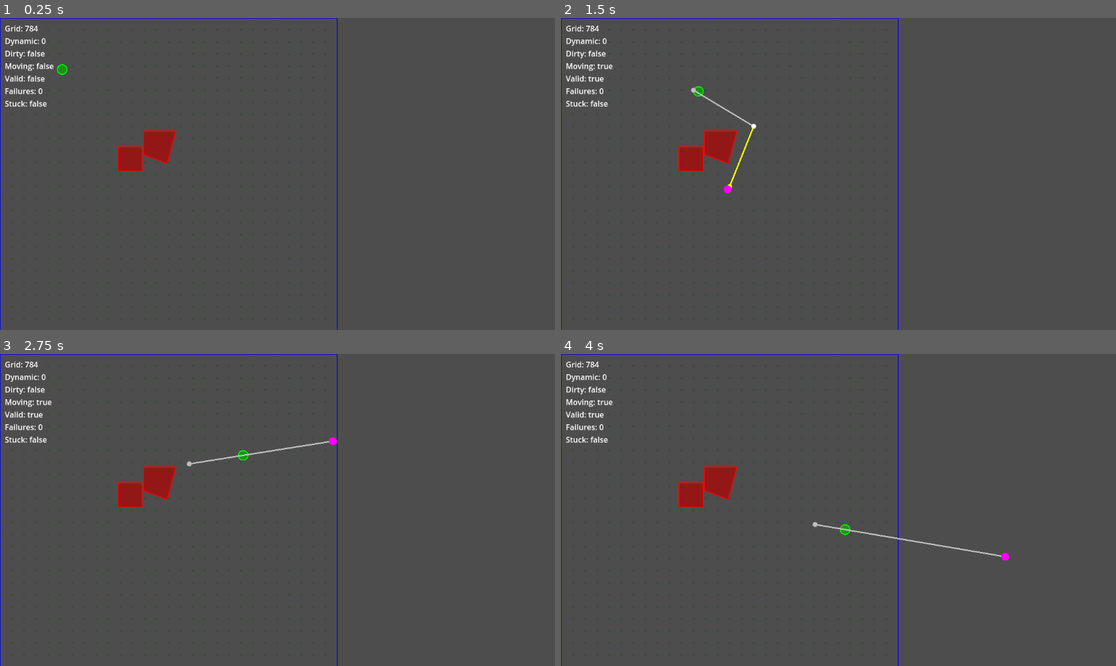
Above: before the commit, frames 1-4 (two rows, left to right).
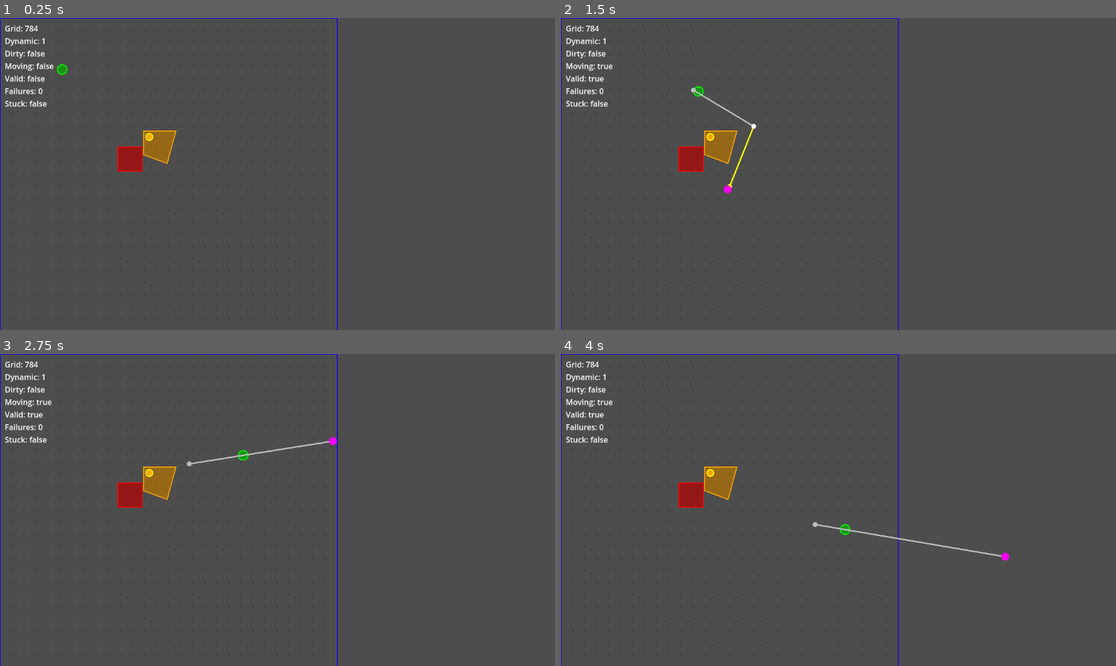
Above: after the commit, the same moments.

Repository: MeroVinggen/PF
Game: Godot game, scene res://demo/Demo.tscn
The game is run twice, just before and just after one commit, with the same random seed, the same clock (stepped at 60 frames per second) and the same inputs. The project has no main scene, so this scene is started directly.
Inputs (mouse positions are in pixels of both pictures, inside the frame that each line leads up to):
- Up to frame 1 (0.25 s): no input
- Up to frame 2 (1.5 s): tap Enter at 0.5 s; move the mouse to (960, 158) at 0.52 s; tap R at 0.6, 1.35 s; click (960, 158) at 0.67 s; tap Space at 1.25 s; move the mouse to (727, 189) at 1.27 s; click (727, 189) at 1.42 s
- Up to frame 3 (2.75 s): move the mouse to (333, 441) at 2.02 s; tap R at 2.1 s; click (333, 441) at 2.17 s
- Up to frame 4 (4 s): tap Enter at 2.75 s; move the mouse to (810, 572) at 2.77 s; tap R at 2.85, 3.6 s; click (810, 572) at 2.92 s; move the mouse to (1005, 556) at 3.52 s; click (1005, 556) at 3.67 s

The runs differ from the first frame. In frame 1, 0.5% of the frame differs, in the area x 7-32%, y 6-47%; in frame 2, 0.5%; in frame 3, 0.5%; in frame 4, 0.5%.

Commit message:
removed animation player for obstacle (WV)

Diff:
--- a/demo/Demo.tscn
+++ b/demo/Demo.tscn
@@ -1,46 +1,9 @@
-[gd_scene load_steps=8 format=3 uid="uid://b4ha7wyhvby2n"]
+[gd_scene load_steps=5 format=3 uid="uid://b4ha7wyhvby2n"]
 
 [ext_resource type="Script" uid="uid://cwh8y4ydbcsfn" path="res://demo/demo.gd" id="1_uqdso"]
 [ext_resource type="Script" uid="uid://iy0w45a50gju" path="res://addons/pathfinding2d/pathfinder_system.gd" id="2_umghc"]
 [ext_resource type="Script" uid="uid://dsw8ahtan3evv" path="res://addons/pathfinding2d/pathfinder_obstacle.gd" id="3_eaos1"]
 [ext_resource type="Script" uid="uid://c0akywfx8v7xg" path="res://addons/pathfinding2d/pathfinder.gd" id="4_wlawv"]
-
-[sub_resource type="Animation" id="Animation_eaos1"]
-length = 0.001
-tracks/0/type = "value"
-tracks/0/imported = false
-tracks/0/enabled = true
-tracks/0/path = NodePath(".:position")
-tracks/0/interp = 1
-tracks/0/loop_wrap = true
-tracks/0/keys = {
-"times": PackedFloat32Array(0),
-"transitions": PackedFloat32Array(1),
-"update": 0,
-"values": [Vector2(310, 247)]
-}
-
-[sub_resource type="Animation" id="Animation_umghc"]
-resource_name = "move"
-loop_mode = 2
-tracks/0/type = "value"
-tracks/0/imported = false
-tracks/0/enabled = true
-tracks/0/path = NodePath(".:position")
-tracks/0/interp = 1
-tracks/0/loop_wrap = true
-tracks/0/keys = {
-"times": PackedFloat32Array(0, 1),
-"transitions": PackedFloat32Array(1, 1),
-"update": 0,
-"values": [Vector2(310, 247), Vector2(310, 165)]
-}
-
-[sub_resource type="AnimationLibrary" id="AnimationLibrary_wlawv"]
-_data = {
-&"RESET": SubResource("Animation_eaos1"),
-&"move": SubResource("Animation_umghc")
-}
 
 [node name="Demo" type="Node2D"]
 script = ExtResource("1_uqdso")
@@ -56,12 +19,8 @@
 position = Vector2(310, 247)
 script = ExtResource("3_eaos1")
 obstacle_polygon = PackedVector2Array(-12, -12, 55, -12, 37, 55, -12, 37)
+is_static = false
 metadata/_custom_type_script = "uid://dsw8ahtan3evv"
-
-[node name="AnimationPlayer" type="AnimationPlayer" parent="PathfinderObstacleD"]
-libraries = {
-&"": SubResource("AnimationLibrary_wlawv")
-}
 
 [node name="PathfinderObstacleS" type="Node2D" parent="."]
 position = Vector2(270, 293)
